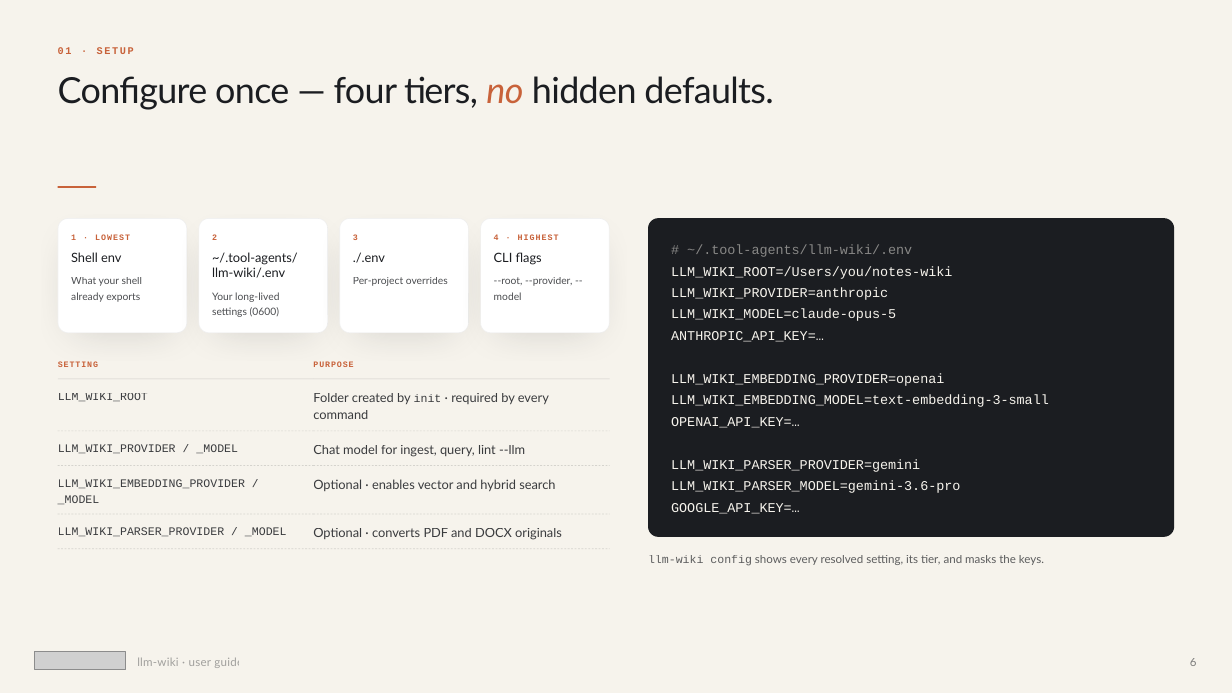
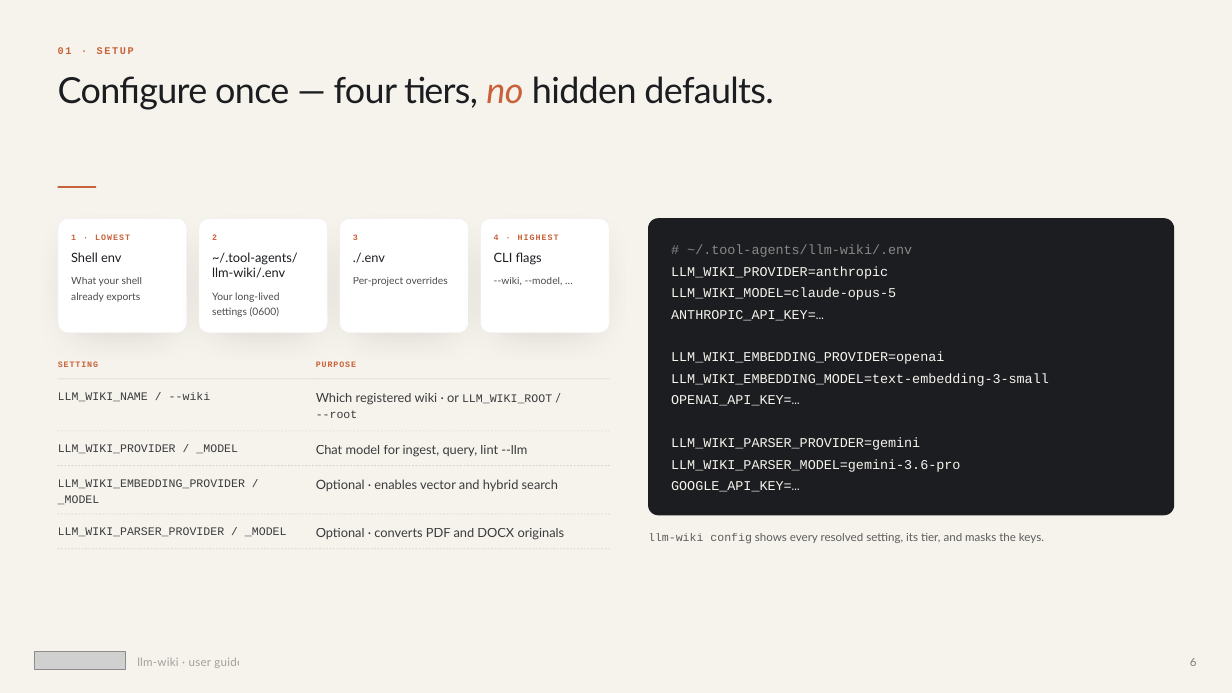
Before and after one commit to BikS2013/llm-wiki, a slide deck: slide 6 of docs/presentations/llm-wiki-user-guide.pptx. Drawn at 1232x693 pixels with LibreOffice and Linux fonts; fonts in the diff are those of the drawing; grey boxes stand for pictures. Boxes give left, top, right and bottom in pixels: in the first picture for what was removed or moved away, otherwise in the second. Text is boxed around its words. In the diff, an @@ line names an element or a change of style, - is before the commit and + after.

```diff
--- a/docs/presentations/llm-wiki-user-guide.pptx
+++ b/docs/presentations/llm-wiki-user-guide.pptx
@@ rounded rectangle: place and size @@
-rounded rectangle at [648, 218, 1174, 537]
+rounded rectangle at [648, 218, 1174, 516]
@@ rounded rectangle at [648, 218, 1174, 516]: proportions changed @@
@@ text at [671, 244, 1049, 492]: text changed @@
-# ~/.tool-agents/llm-wiki/.env
-LLM_WIKI_ROOT=/Users/you/notes-wiki
-LLM_WIKI_PROVIDER=anthropic
-LLM_WIKI_MODEL=claude-opus-5
-ANTHROPIC_API_KEY=…
-LLM_WIKI_EMBEDDING_PROVIDER=openai
-LLM_WIKI_EMBEDDING_MODEL=text-embedding-3-small
-OPENAI_API_KEY=…
-LLM_WIKI_PARSER_PROVIDER=gemini
-LLM_WIKI_PARSER_MODEL=gemini-3.6-pro
-GOOGLE_API_KEY=…
+# ~/.tool-agents/llm-wiki/.env
+LLM_WIKI_PROVIDER=anthropic
+LLM_WIKI_MODEL=claude-opus-5
+ANTHROPIC_API_KEY=…
+LLM_WIKI_EMBEDDING_PROVIDER=openai
+LLM_WIKI_EMBEDDING_MODEL=text-embedding-3-small
+OPENAI_API_KEY=…
+LLM_WIKI_PARSER_PROVIDER=gemini
+LLM_WIKI_PARSER_MODEL=gemini-3.6-pro
+GOOGLE_API_KEY=…
@@ text at [494, 277, 563, 285]: text changed @@
---root, --provider, --model
+--wiki, --model, …
@@ text at [58, 392, 211, 402]: text changed @@
-LLM_WIKI_ROOT
+LLM_WIKI_NAME / --wiki
@@ text at [316, 393, 552, 418]: text changed @@
-Folder created by init · required by every command
+Which registered wiki · or LLM_WIKI_ROOT / --root
@@ text "llm-wiki config shows every resolved ...": place and size @@
-text "llm-wiki config shows every resolved ..." at [648, 555, 1044, 566]
+text "llm-wiki config shows every resolved ..." at [648, 533, 1044, 544]
```
Also in this commit, not shown: 10 other slides changed, 5 slides added, 2 other files.
